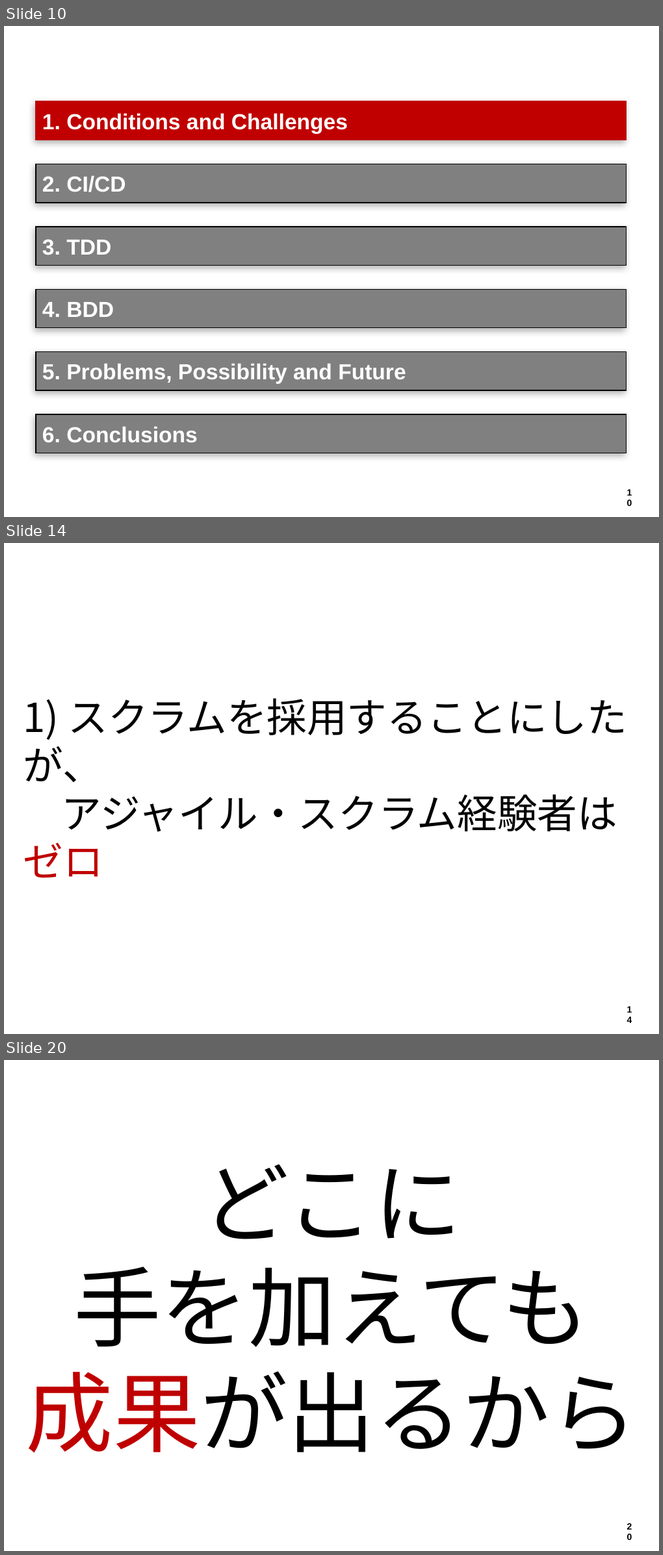
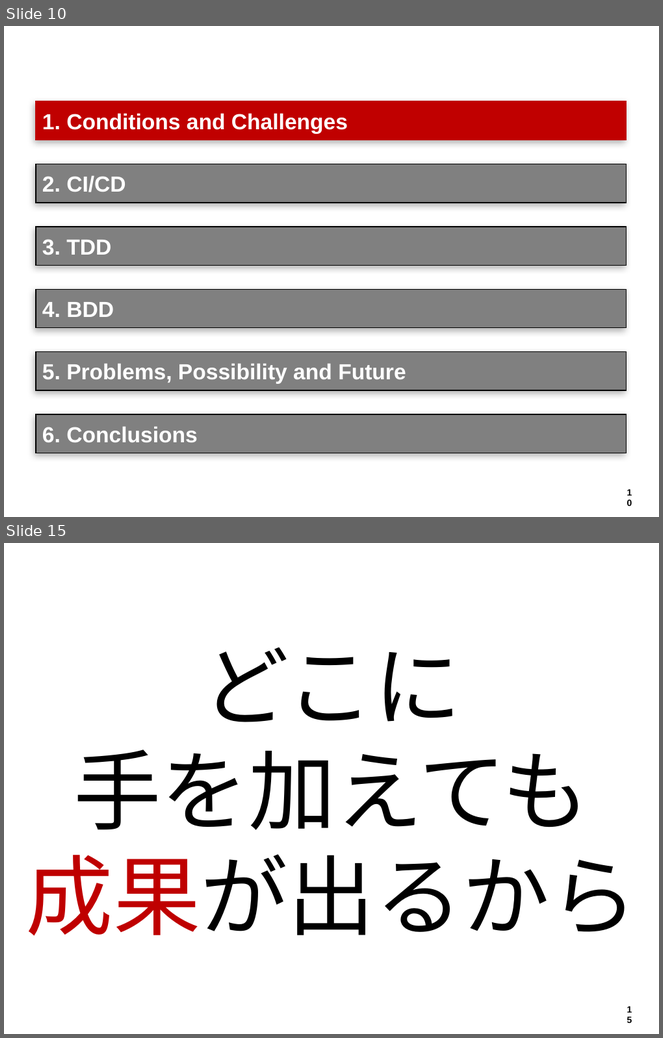
Before and after one commit to hageyahhoo/agile2014, a slide deck: presentations/TechnologyDrivenDevelopment.pptx. Shown one above the other, each under a label of ours: slides 10, 14 and 20 before the commit, slides 10 and 15 after it; the slides between them are not shown. The pictures are 663x1555 and 663x1038 pixels, drawn with LibreOffice and Linux fonts; fonts in the diff are those of the drawing; background and template pictures are left out. Boxes give left, top, right and bottom in pixels: in the first picture for what was removed or moved away, otherwise in the second. Text is boxed around its words. In the diff, an @@ line names an element or a change of style, - is before the commit and + after.

```diff
--- a/presentations/TechnologyDrivenDevelopment.pptx
+++ b/presentations/TechnologyDrivenDevelopment.pptx
@@ slide 14 removed at (4,543,659,1034), background #FFFFFF; not listed: 1 template element that a slide beside it also shows @@
@@ text removed at (24,698,627,878) @@
-1) スクラムを採用することにしたが、
-アジャイル・スクラム経験者はゼロ
@@ what was slide 20 is now slide 15 @@
@@ page number at (621,1001,639,1019): text changed @@
-20
+15
```
Also in this commit, not shown: 3 slides changed, 15 slides added, 13 other slides removed, 2 other files.
